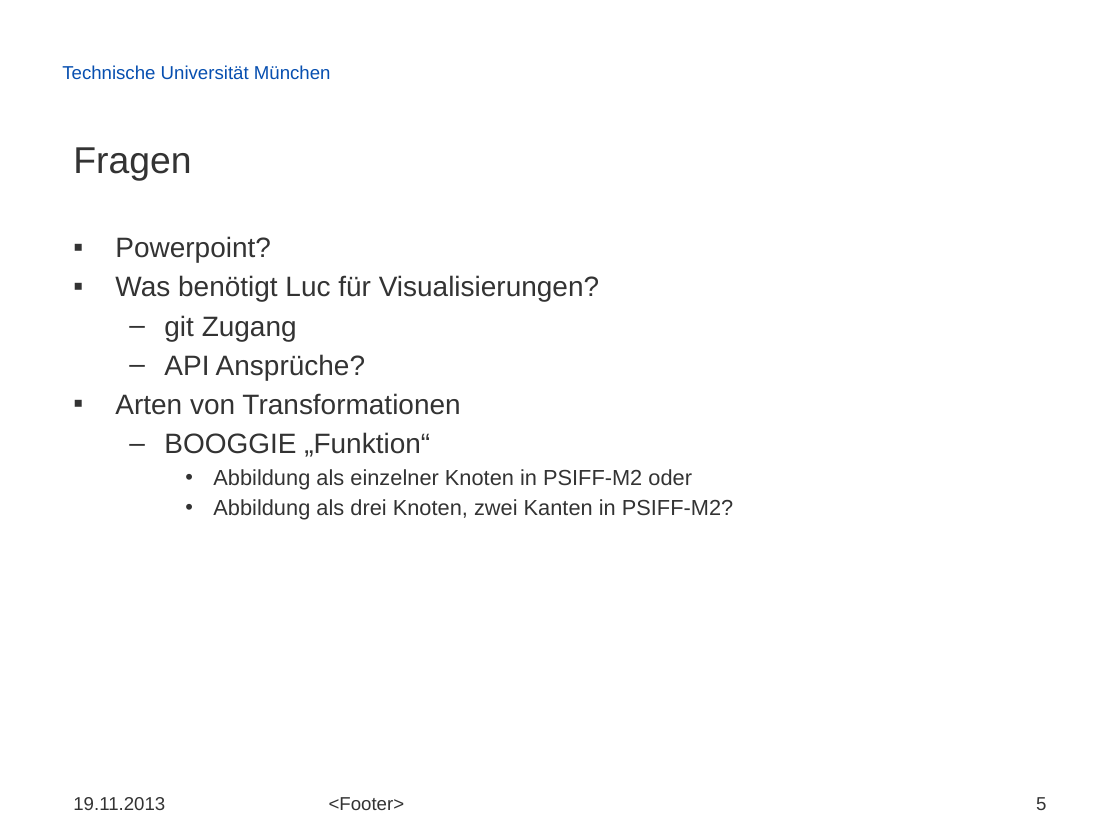
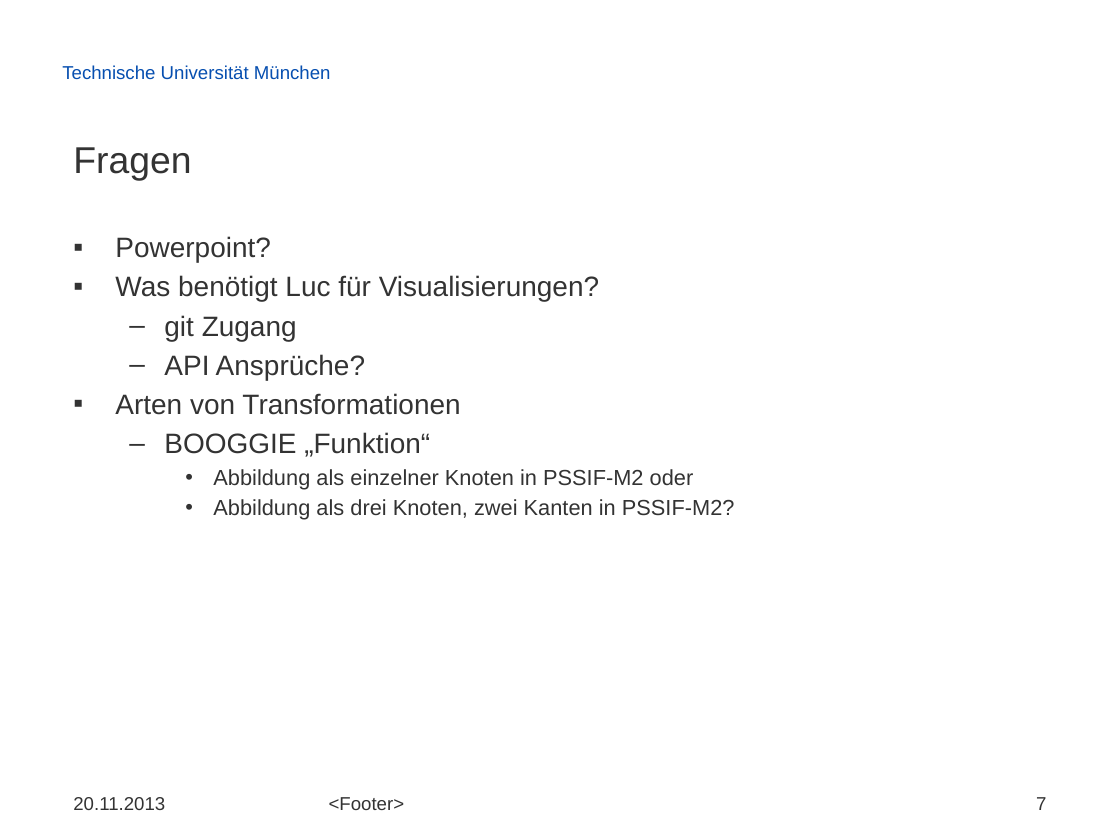
Before and after one commit to radke-tum/idp, a slide deck: slide 7 of doc/weeklies/weekly_2013-11-20.pptx (slide 5 before the commit). Drawn at 1120x840 pixels with LibreOffice and Linux fonts; fonts in the diff are those of the drawing; background and template pictures are left out. Boxes give left, top, right and bottom in pixels: in the first picture for what was removed or moved away, otherwise in the second. Text is boxed around its words. In the diff, an @@ line names an element or a change of style, - is before the commit and + after.

```diff
--- a/doc/weeklies/weekly_2013-11-20.pptx
+++ b/doc/weeklies/weekly_2013-11-20.pptx
@@ text at [213,469,735,520]: text changed @@
-    • Abbildung als einzelner Knoten in PSIFF-M2 oder
-    • Abbildung als drei Knoten, zwei Kanten in PSIFF-M2?
+    • Abbildung als einzelner Knoten in PSSIF-M2 oder
+    • Abbildung als drei Knoten, zwei Kanten in PSSIF-M2?
@@ text at [73,797,165,810]: text changed @@
-19.11.2013
+20.11.2013
@@ page number at [1036,797,1046,810]: text changed @@
-5
+7
```
Also in this commit, not shown: 4 other slides changed, 2 slides added.
